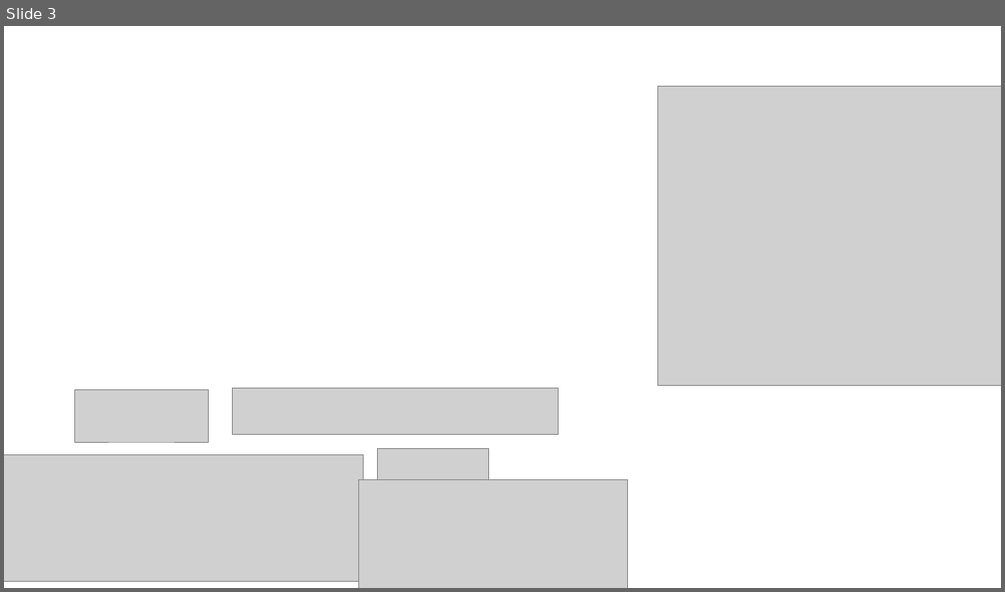
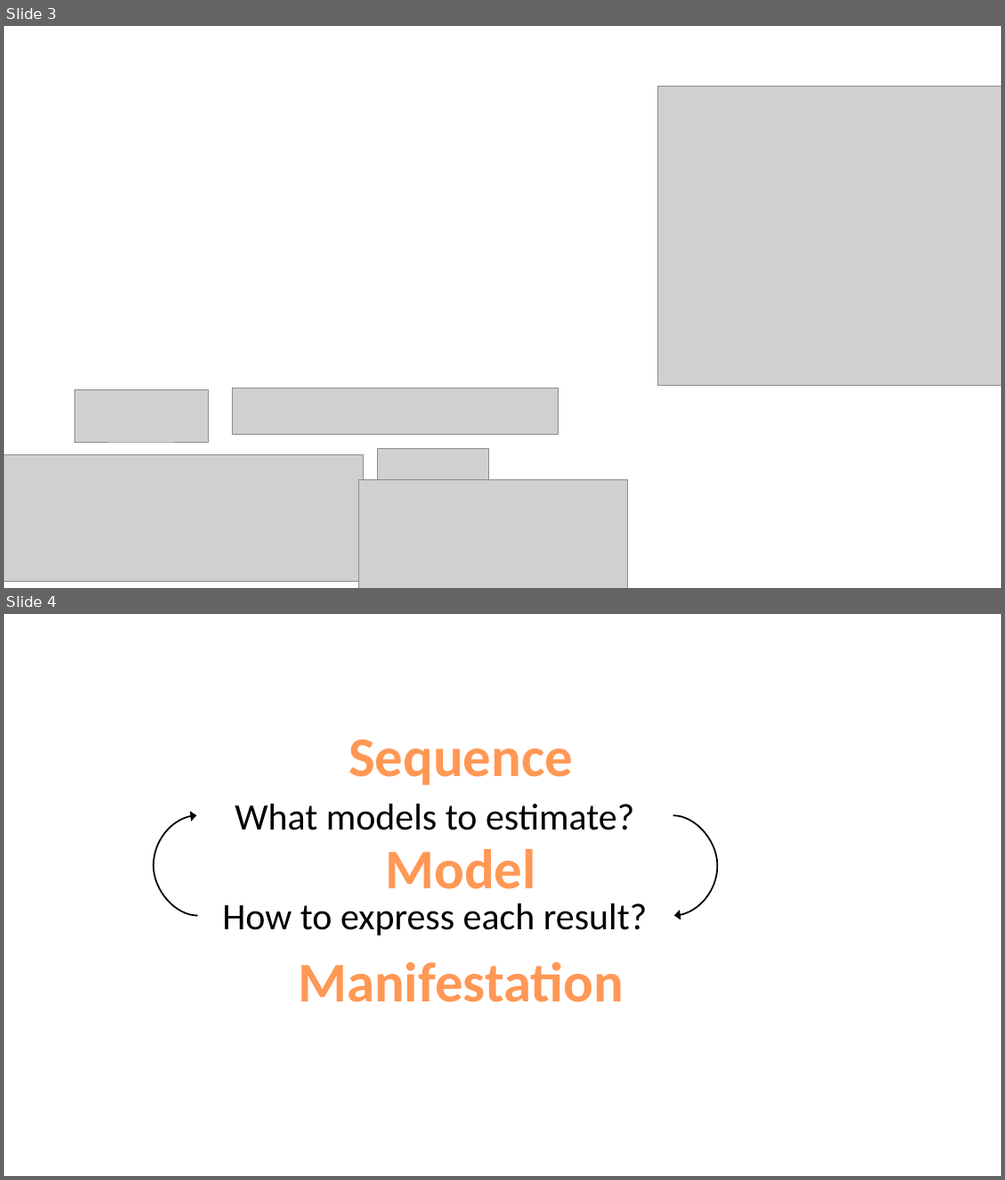
Before and after one commit to IALSA/COAG-colloquium-2014F, a slide deck: Reports/LCMsequence/models/formulas/GeneralForumula.pptx. Shown one above the other, each under a label of ours: slide 3 before the commit, slides 3 and 4 after it. The pictures are 1005x592 and 1005x1180 pixels, drawn with LibreOffice and Linux fonts; fonts in the diff are those of the drawing; grey boxes stand for pictures. Boxes give left, top, right and bottom in pixels: in the first picture for what was removed or moved away, otherwise in the second. Text is boxed around its words. In the diff, an @@ line names an element or a change of style, - is before the commit and + after.

```diff
--- a/Reports/LCMsequence/models/formulas/GeneralForumula.pptx
+++ b/Reports/LCMsequence/models/formulas/GeneralForumula.pptx
@@ slide 4 added at (4,614,1001,1176), background #FFFFFF @@
@@ text added at (348,739,573,785), 54 pt, text gradient #9D4700 to #FF9856 to #FFF5F1, bold @@
+Sequence
@@ curved arrow added from (197, 916) to (196, 816), #000000 1.5 pt @@
@@ text added at (235,804,634,830), 36 pt, text #000000 @@
+What models to estimate?
@@ curved arrow added from (673, 816) to (674, 916), #000000 1.5 pt @@
@@ text added at (385,849,536,889), 54 pt, text gradient #9D4700 to #FF9856 to #FFF5F1, bold @@
+Model
@@ text added at (222,903,647,935), 36 pt, text #000000 @@
+How to express each result?
@@ text added at (298,962,623,1002), 54 pt, text gradient #9D4700 to #FF9856 to #FFF5F1, bold @@
+Manifestation
```
Also in this commit, not shown: 14 other files.
